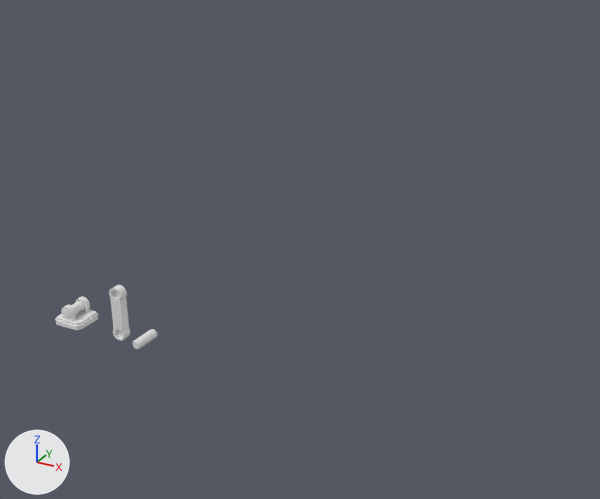
What one commit did to the Blender file RoboParts.blend.
Camera for both pictures: a 50 mm lens placed at (77.1, -75.3, 55.8), pointed at (35.4, 0.6, 17.8). Arrows for +X, +Y and +Z are at lower left; the lights stay in place.

The older version as bpy lines, for what is in view:
```python
me_cylinder_003 = bpy.data.meshes.new('Cylinder.003')
me_cylinder_003.from_pydata(...)  # 1120 vertices, 979 faces; spans x -0.66..0.66, y -1.94..1.94, z -0.66..0.66
me_cylinder_004 = bpy.data.meshes.new('Cylinder.004')
me_cylinder_004.from_pydata(...)  # 862 vertices, 804 faces; spans x -1.0..1.0, y -0.62..0.62, z -1.0..6.88
me_cylinder_006 = bpy.data.meshes.new('Cylinder.006')
me_cylinder_006.from_pydata(...)  # 1790 vertices, 1645 faces; spans x -2.29..2.29, y -2.29..2.29, z -1.95..1.0
ob_arm = bpy.data.objects.new('Arm', me_cylinder_003)
ob_arm.location = (12.0, 0.0, 0.0)
ob_base = bpy.data.objects.new('Base', me_cylinder_006)
ob_base.location = (0.0, 0.0, 1.7)
ob_bolt = bpy.data.objects.new('Bolt', me_cylinder_004)
ob_bolt.location = (8.0, 0.0, 0.0)
```
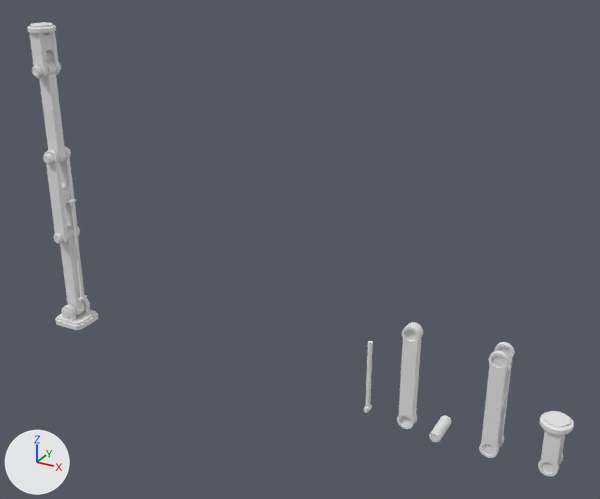
Commit message: add piston

The change, as a list of edits to the scene's bpy script:
```text
Change me_cylinder_004:
    where me_cylinder_004.from_pydata(...)  # 862 vertices, 804 faces; spans x -1.0..1.0, y -0.62..0.62, z -1.0..6.88
    used by ob_bolt; location = (8.0, 0.0, 0.0)
    me_cylinder_004 part 1: all 431 vertices in x -1.0..1.0, y -0.62..0.62, z 4.68..6.88 are moved by (0.0, 0.0, 5.25)
Add me_cylinder_021:
    me_cylinder_021.from_pydata(...)  # 128 vertices, 100 faces; spans x -1.0..1.0, y -1.6..1.6, z -1.0..24.3
Add me_cylinder_017:
    me_cylinder_017.from_pydata(...)  # 1060 vertices, 994 faces; spans x -1.66..1.66, y -1.66..1.66, z -1.0..5.42
Add me_cylinder_015:
    me_cylinder_015.from_pydata(...)  # 862 vertices, 804 faces; spans x -1.0..1.0, y -0.62..0.62, z -1.0..12.13
Add me_cylinder_014:
    me_cylinder_014.from_pydata(...)  # 1856 vertices, 1742 faces; spans x -1.0..1.0, y -1.29..1.29, z -1.0..11.98
Change ob_arm:
    ob_arm.location: (12.0, 0.0, 0.0) -> (53.6, 0.0, 0.0)
Change ob_bolt:
    ob_bolt.location: (8.0, 0.0, 0.0) -> (49.6, 0.0, 0.0)
Add ob_cylinder_003:
    ob_cylinder_003 = bpy.data.objects.new('Cylinder.003', me_cylinder_021)
    ob_cylinder_003.location = (1.7, 0.0, 17.8)
    ob_cylinder_003.rotation_euler = (0.0, -3.129, 0.0)  # degrees (0, -179, 0)
    ob_cylinder_003.scale = (0.282, 0.282, 0.282)
Add ob_cylinder_002:
    ob_cylinder_002 = bpy.data.objects.new('Cylinder.002', me_cylinder_021.copy())
    ob_cylinder_002.location = (45.0, -0.8, 0.4)
    ob_cylinder_002.scale = (0.36, 0.36, 0.36)
Add ob_cylinder_001:
    ob_cylinder_001 = bpy.data.objects.new('Cylinder.001', me_cylinder_021.copy())
    ob_cylinder_001.location = (1.5, 0.0, 3.6)
    ob_cylinder_001.scale = (0.36, 0.36, 0.36)
Add ob_arm_003:
    ob_arm_003 = bpy.data.objects.new('Arm.003', me_cylinder_003.copy())  # the mesh of ob_arm
    ob_arm_003.location = (0.0, 0.0, 34.9)
Add ob_arm_002:
    ob_arm_002 = bpy.data.objects.new('Arm.002', me_cylinder_003.copy())  # the mesh of ob_arm
    ob_arm_002.location = (0.0, 0.0, 23.8)
Add ob_arm_001:
    ob_arm_001 = bpy.data.objects.new('Arm.001', me_cylinder_003.copy())  # the mesh of ob_arm
    ob_arm_001.location = (0.0, 0.0, 12.8)
Add ob_bolt_006:
    ob_bolt_006 = bpy.data.objects.new('Bolt.006', me_cylinder_017)
    ob_bolt_006.location = (0.0, 0.0, 34.9)
Add ob_bolt_005:
    ob_bolt_005 = bpy.data.objects.new('Bolt.005', me_cylinder_017.copy())
    ob_bolt_005.location = (65.8, 0.0, 0.1)
Add ob_bolt_004:
    ob_bolt_004 = bpy.data.objects.new('Bolt.004', me_cylinder_015)
    ob_bolt_004.location = (0.0, 0.0, 23.8)
Add ob_bolt_003:
    ob_bolt_003 = bpy.data.objects.new('Bolt.003', me_cylinder_014)
    ob_bolt_003.location = (0.0, 0.0, 12.8)
Add ob_bolt_001:
    ob_bolt_001 = bpy.data.objects.new('Bolt.001', me_cylinder_015.copy())
    ob_bolt_001.location = (0.0, 0.0, 1.7)
Add ob_bolt_002:
    ob_bolt_002 = bpy.data.objects.new('Bolt.002', me_cylinder_014.copy())
    ob_bolt_002.location = (59.5, 0.0, 0.1)
```

What differs and where, as boxes [x1, y1, x2, y2] in the pictures (600 x 499 px; the box of a moved part takes in the faces that stretch with it):
'Bolt', reshaped, moved (23% wider, 89% taller)
    before: [109, 285, 130, 341]
    after: [397, 322, 423, 429]
'Bolt.002', added
    after: [479, 342, 515, 458]
'Bolt.003', added
    after: [44, 146, 79, 245]
'Bolt.005', added
    after: [538, 411, 574, 477]
'Bolt.004', added
    after: [39, 60, 67, 163]
'Bolt.006', added
    after: [27, 22, 60, 79]
'Bolt.001', added
    after: [60, 226, 84, 316]
'Arm', moved
    before: [133, 329, 157, 350]
    after: [429, 415, 452, 442]
'Cylinder.002', added
    after: [364, 341, 373, 413]
'Cylinder.001', added
    after: [74, 239, 87, 302]
'Cylinder.003', added
    after: [69, 198, 79, 249]
'Arm.003', added
    after: [32, 63, 61, 77]
'Arm.002', added
    after: [43, 148, 71, 164]
'Arm.001', added
    after: [54, 227, 80, 244]
part 1 of me_cylinder_004, moved or reshaped
    before: [109, 285, 129, 328]
    after: [399, 322, 423, 415]
